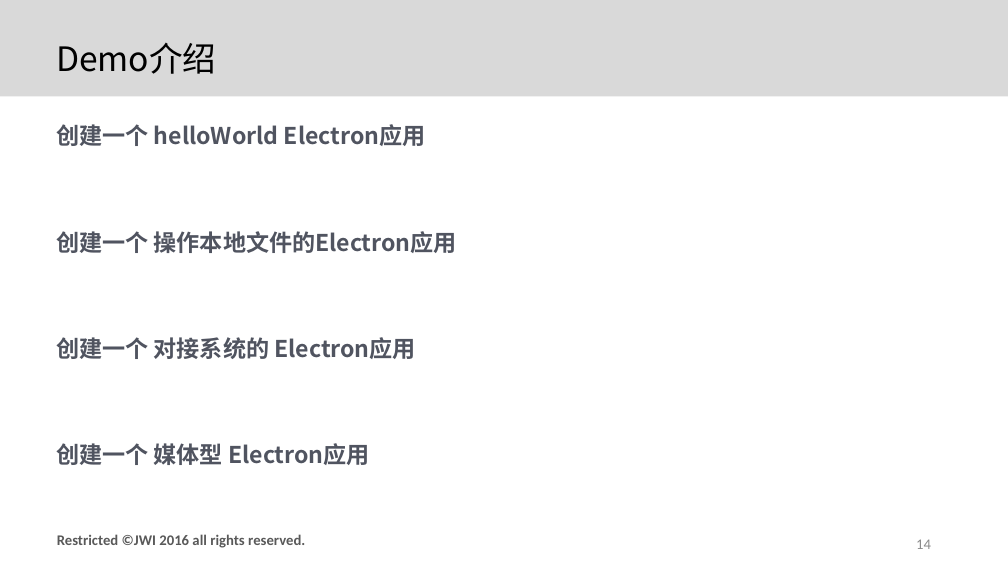
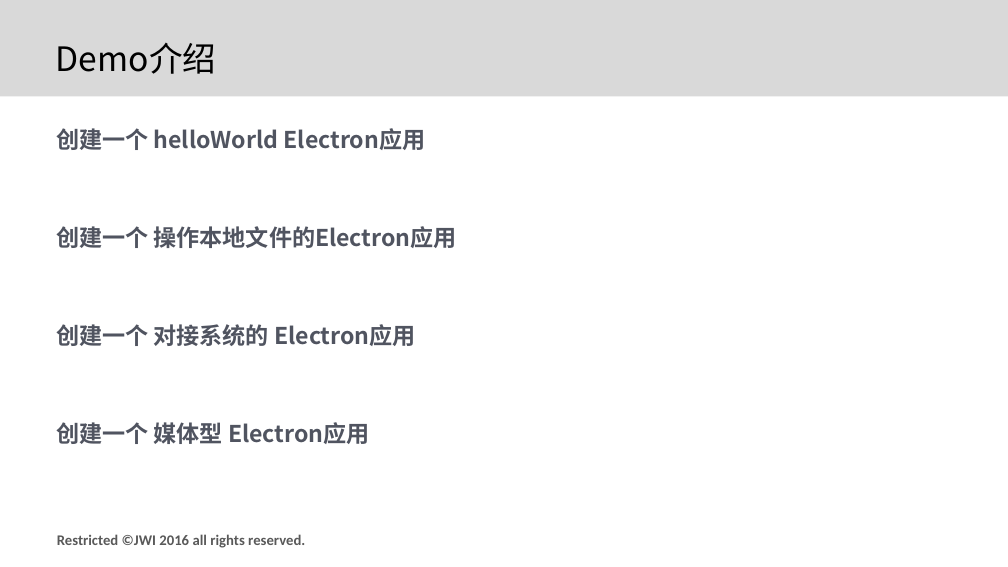
Before and after one commit to afterloe/node.js, a slide deck: slide 14 of 第一天/第一天.pptx. Drawn at 1008x567 pixels with LibreOffice and Linux fonts; fonts in the diff are those of the drawing; background and template pictures are left out. Boxes give left, top, right and bottom in pixels: in the first picture for what was removed or moved away, otherwise in the second. Text is boxed around its words. In the diff, an @@ line names an element or a change of style, - is before the commit and + after.

```diff
--- a/第一天/第一天.pptx
+++ b/第一天/第一天.pptx
@@ text "创建一个 helloWorld Electron应用" at <box>56,128,457,444</box>: line spacing 0.9 to 1; less space between paragraphs @@
@@ page number removed at <box>916,539,931,549</box> @@
-14
```
Also in this commit, not shown: 15 other slides changed, 10 other files.
